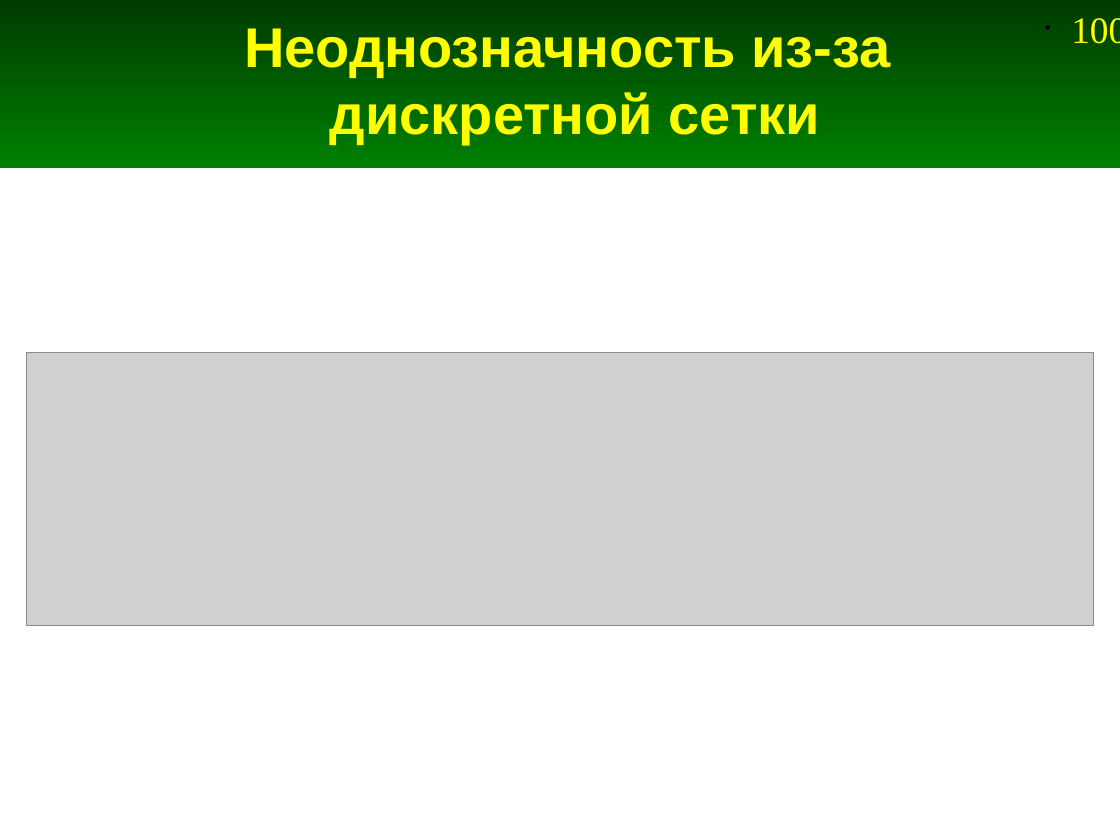
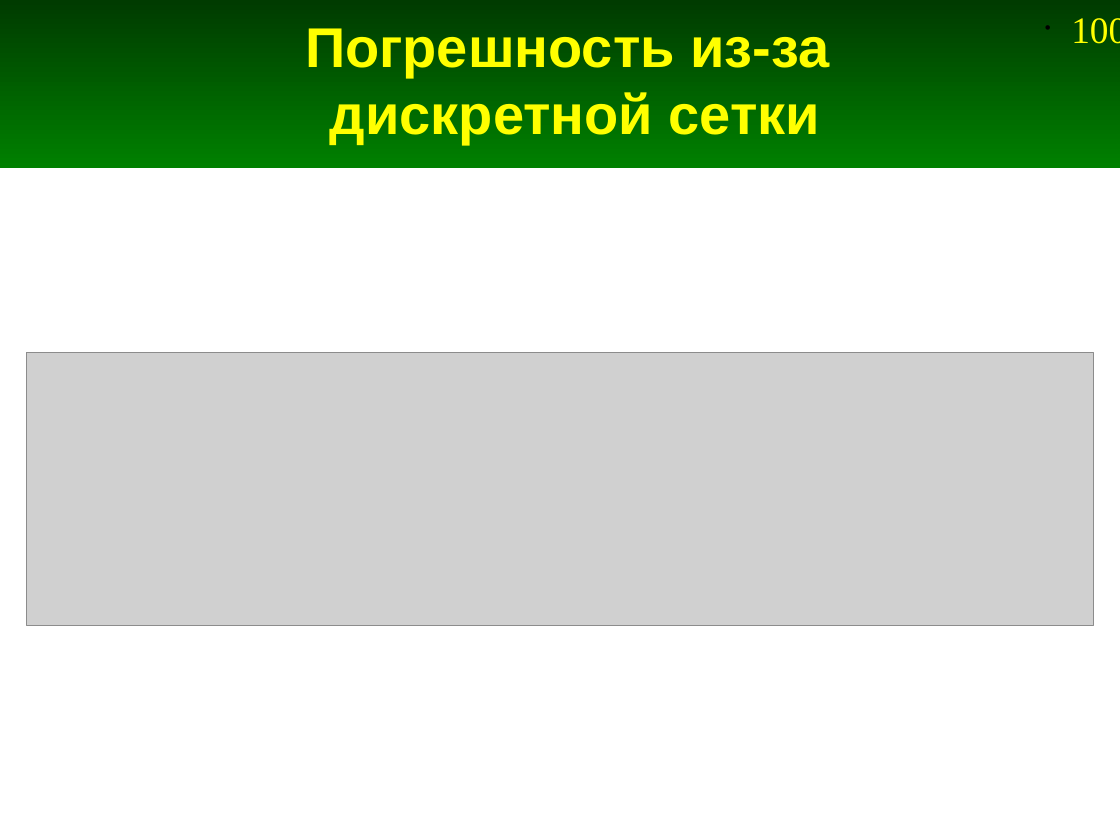
Before and after one commit to andris0147sv/modelling, a slide deck: slide 100 of presentations/2. FDTD.odp. Drawn at 1120x840 pixels with LibreOffice and Linux fonts; fonts in the diff are those of the drawing; grey boxes stand for pictures. Boxes give left, top, right and bottom in pixels: in the first picture for what was removed or moved away, otherwise in the second. Text is boxed around its words. In the diff, an @@ line names an element or a change of style, - is before the commit and + after.

```diff
--- a/presentations/2. FDTD.odp
+++ b/presentations/2. FDTD.odp
@@ title at box(305, 28, 829, 144): text changed @@
-Неоднозначность из-за
-дискретной сетки
+Погрешность из-за
+дискретной сетки
```
Also in this commit, not shown: 7 other slides changed, 3 slides added, 19 other files.
